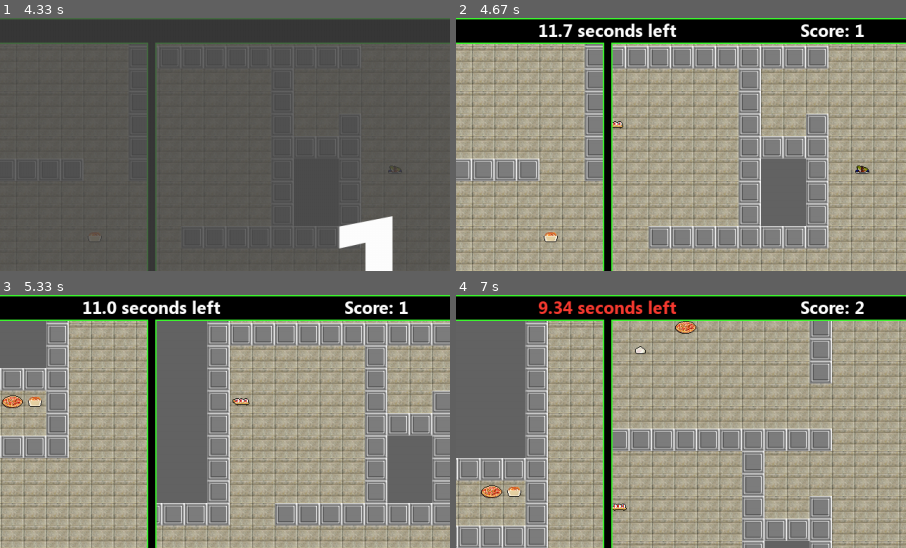
Above: before the commit, frames 1-4 (two rows, left to right).
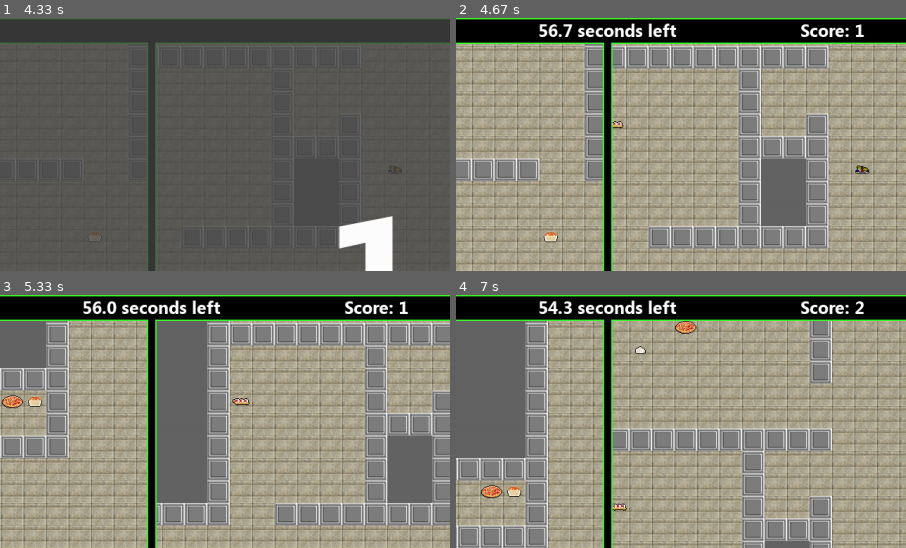
Above: after the commit, the same moments.

Repository: bly852/food-wars
Game: pygame game, started from game.py
Same seed, same stepped clock (60 frames per second), same inputs: the game is played once before the commit and once after it.
Inputs:
- Up to frame 1 (4.33 s): hold Right 1.33-1.8 s
- Up to frame 2 (4.67 s): hold Left from 4.63 s (still down); hold A from 4.63 s (still down)
- Up to frame 3 (5.33 s): release Left at 5.1 s; release A at 5.1 s; hold Right from 5.13 s (still down); hold D from 5.13 s (still down)
- Up to frame 4 (7 s): release Right at 5.6 s; release D at 5.6 s; hold Up 5.63-5.93 s; hold W 5.63-5.93 s; hold Right 5.97-6.43 s; hold D 5.97-6.43 s; hold Left from 6.47 s (still down); hold A from 6.47 s (still down)
The pictures show only the part of the screen within x 33-83%, y 0-50%; the shares and areas given below are measured in that part.

Frame 1 is identical in both runs. In frame 2, 0.2% of the frame differs, in the area x 18-23%, y 2-8%; in frame 3, 0.2%; in frame 4, 1.0%, in the area x 18-50%, y 1-8%.

Commit message:
Time Limit back to 60

Diff:
--- a/settings.py
+++ b/settings.py
@@ -24,7 +24,7 @@
 width, height = 1280, 720
 fps = 120  # fps limit
 title = 'Food Wars'
-time_limit = 15  # game time limit in seconds
+time_limit = 60  # game time limit in seconds
 gui_accent_colour = green
 
 
